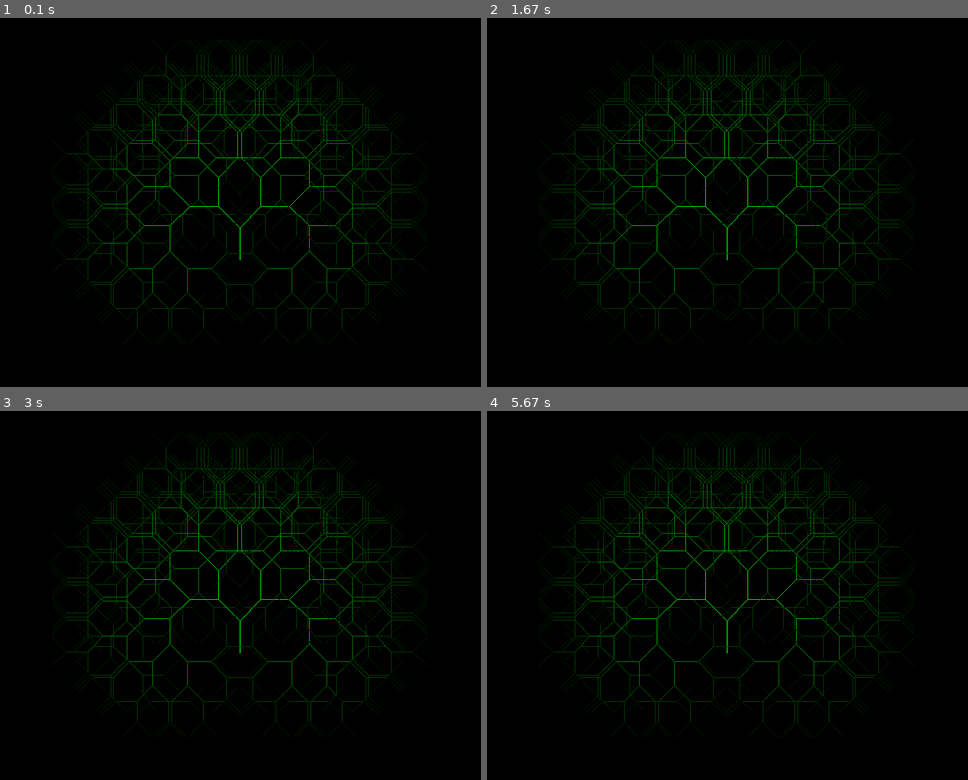
Above: before the commit, frames 1-4 (two rows, left to right).
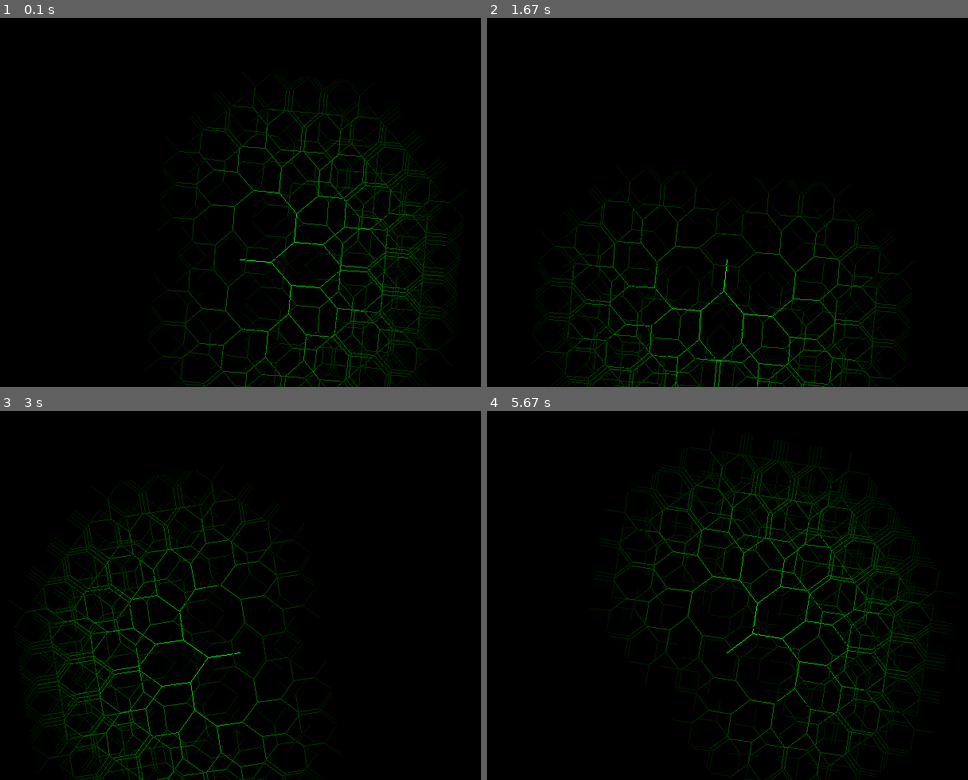
Above: after the commit, the same moments.

Repository: barbeque/Learning
Game: pygame game, started from pygame/fractal.py
The game is run twice, just before and just after one commit, with the same random seed, the same clock (stepped at 60 frames per second) and the same inputs.
Inputs:
- Up to frame 1 (0.1 s): no input
- Up to frame 2 (1.67 s): no input
- Up to frame 3 (3 s): no input
- Up to frame 4 (5.67 s): no input

The runs differ from the first frame. In frame 1, 13% of the frame differs, in the area x 10-97%, y 5-100%; in frame 2, 11%; in frame 3, 13%; in frame 4, 14%, in the area x 10-98%, y 5-100%.

Commit message:
it rotates, to show off of course

Diff:
--- a/pygame/fractal.py
+++ b/pygame/fractal.py
@@ -1,7 +1,6 @@
 import pygame, math, random
 
-def draw(screen):
-	theta = -math.pi / 2
+def draw(screen, theta):
 	drawBranch(screen, 10, 320, 320, 40, theta)
 
 def drawBranch(screen, depth, originX, originY, length, theta):
@@ -11,24 +10,33 @@
 	color.g = (int)((float(depth) / 10) * 255);
 	pygame.draw.line(screen, color, (originX, originY), (destinationX, destinationY))
 
-	thetaOffset = 3.141592 / 4.0;#2.0 * (float(depth) / 10) + 0.1;
+	thetaOffset = 3.141592 / 4.0
 
 	if depth > 1:
 		drawBranch(screen, depth - 1, destinationX, destinationY, length * 0.95, theta + thetaOffset)
 		drawBranch(screen, depth - 1, destinationX, destinationY, length * 0.95, theta - thetaOffset)
 
 def main():
+	pygame.init()
 	screen = pygame.display.set_mode((640, 480))
 	running = True
+
+	delta = 0.0
+	lastTicks = pygame.time.get_ticks()
+	startingTheta = 0
 
 	while running:
 		event = pygame.event.poll()
 		if event.type == pygame.QUIT:
 			running = False
 
+		delta = (pygame.time.get_ticks() - lastTicks) / 1000.0
+		lastTicks = pygame.time.get_ticks()
+
 		screen.fill((0, 0, 0))
 
-		draw(screen)
+		startingTheta += delta
+		draw(screen, startingTheta)
 
 		pygame.display.flip()
 
